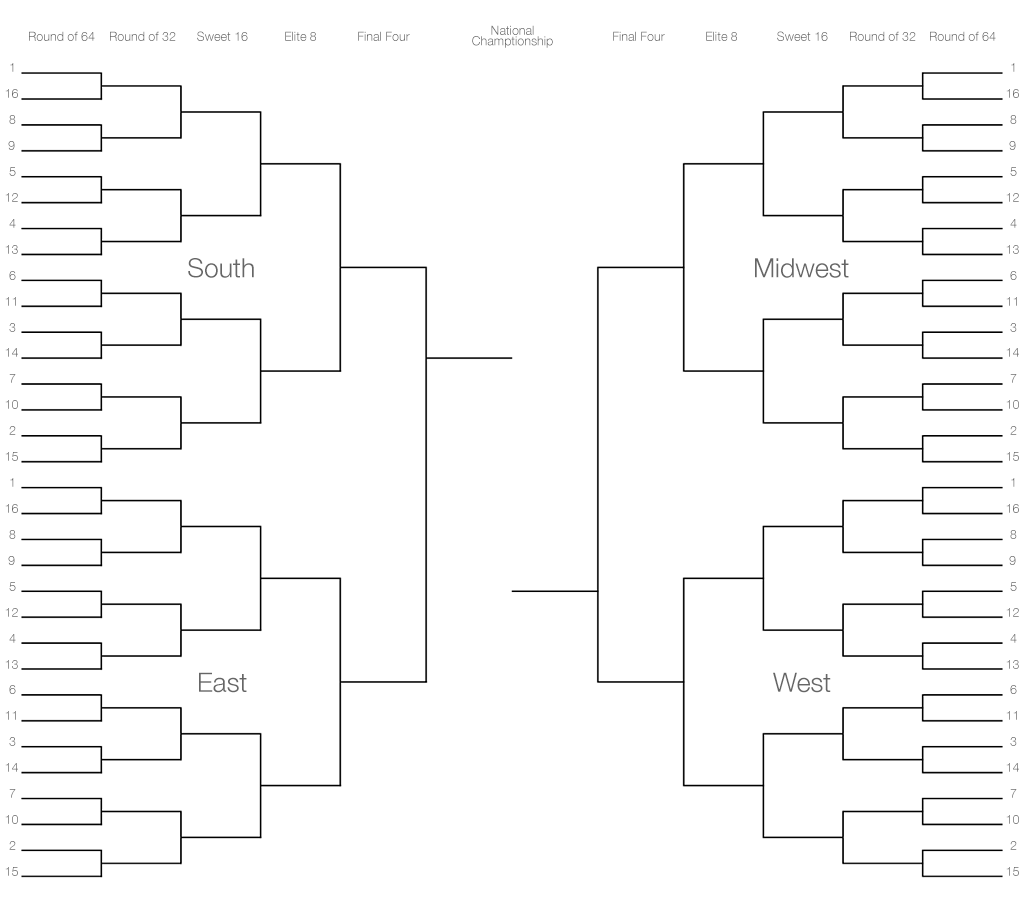
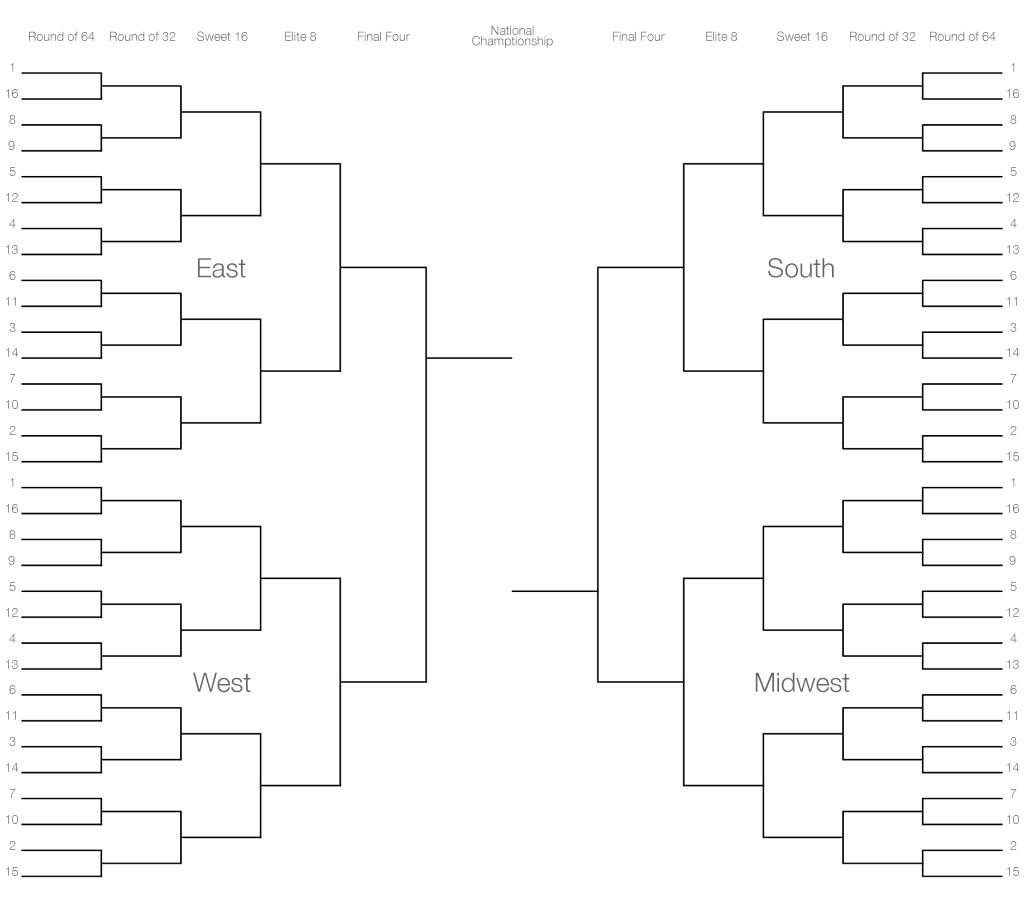
Two versions of the same layered image (w=1024, h=905). Layer-by-layer changes:
painted on "South" (1st of 2, in "Top Left") over (188, 258, 254, 278)
renamed "East" to "West", painted on it over (193, 672, 251, 693)
renamed "Midwest" to "South", painted on it over (755, 258, 849, 278)
renamed "West" to "Midwest", painted on it over (755, 672, 850, 693)
